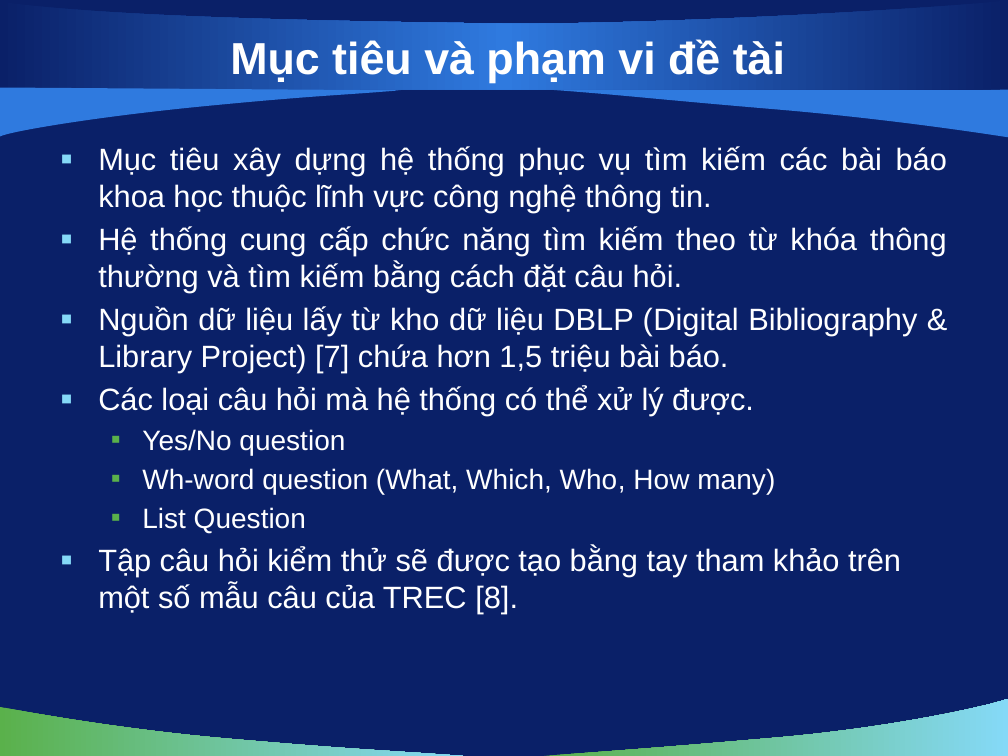
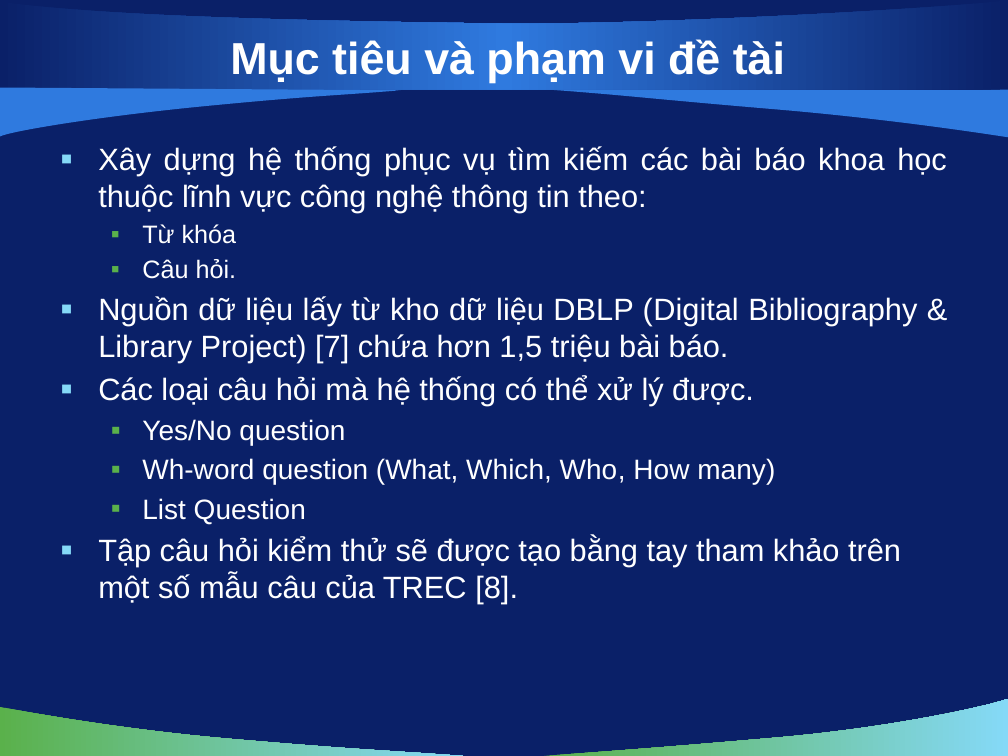
Before and after one commit to vuaviet/filnalproject, a slide deck: slide 4 of De Cuong/bao cao luan van/slide 0.9.pptx. Drawn at 1008x756 pixels with LibreOffice and Linux fonts; fonts in the diff are those of the drawing; background and template pictures are left out. Boxes give left, top, right and bottom in pixels: in the first picture for what was removed or moved away, otherwise in the second. Text is boxed around its words. In the diff, an @@ line names an element or a change of style, - is before the commit and + after.

```diff
--- a/De Cuong/bao cao luan van/slide 0.9.pptx
+++ b/De Cuong/bao cao luan van/slide 0.9.pptx
@@ text at (98, 146, 947, 279): text changed @@
-▪ Mục tiêu xây dựng hệ thống phục vụ tìm kiếm các bài báo khoa học thuộc lĩnh vực công nghệ thông tin.
-▪ Hệ thống cung cấp chức năng tìm kiếm theo từ khóa thông thường và tìm kiếm bằng cách đặt câu hỏi.
+▪ Xây dựng hệ thống phục vụ tìm kiếm các bài báo khoa học thuộc lĩnh vực công nghệ thông tin theo:
+  ▪ Từ khóa
+  ▪ Câu hỏi.
```
Also in this commit, not shown: 1 other slide changed, 6 slides added.
